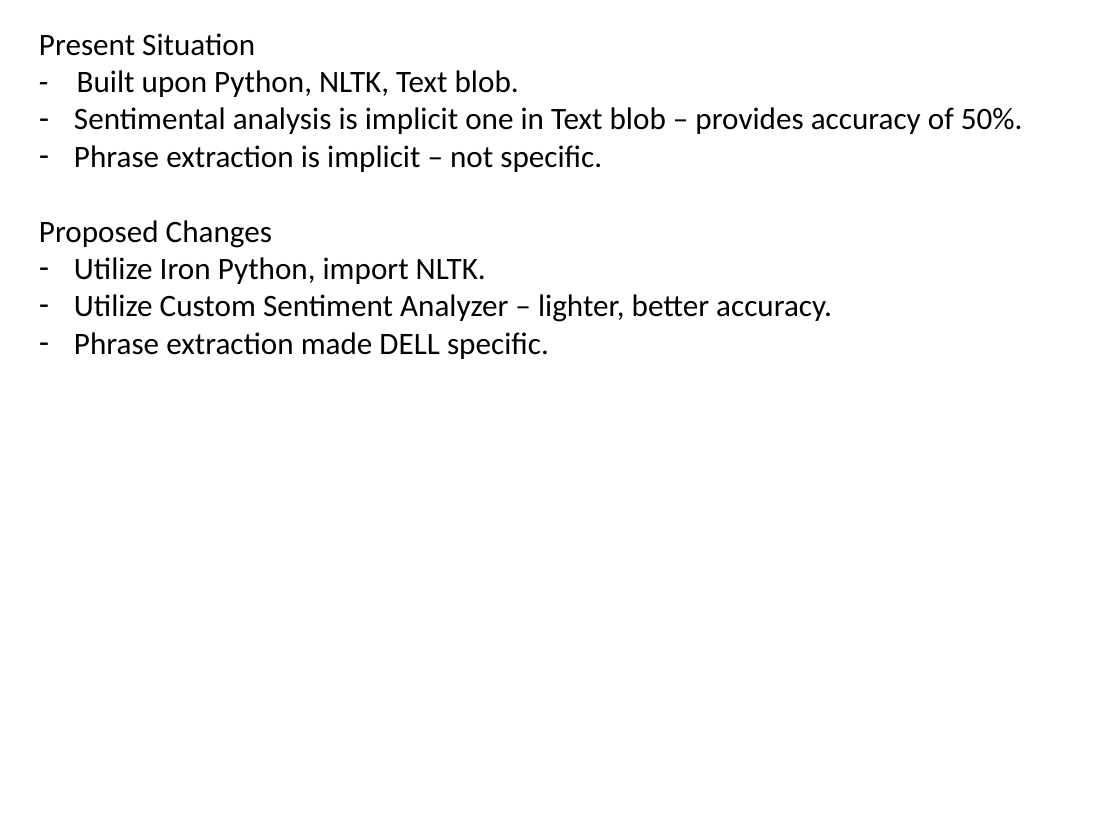
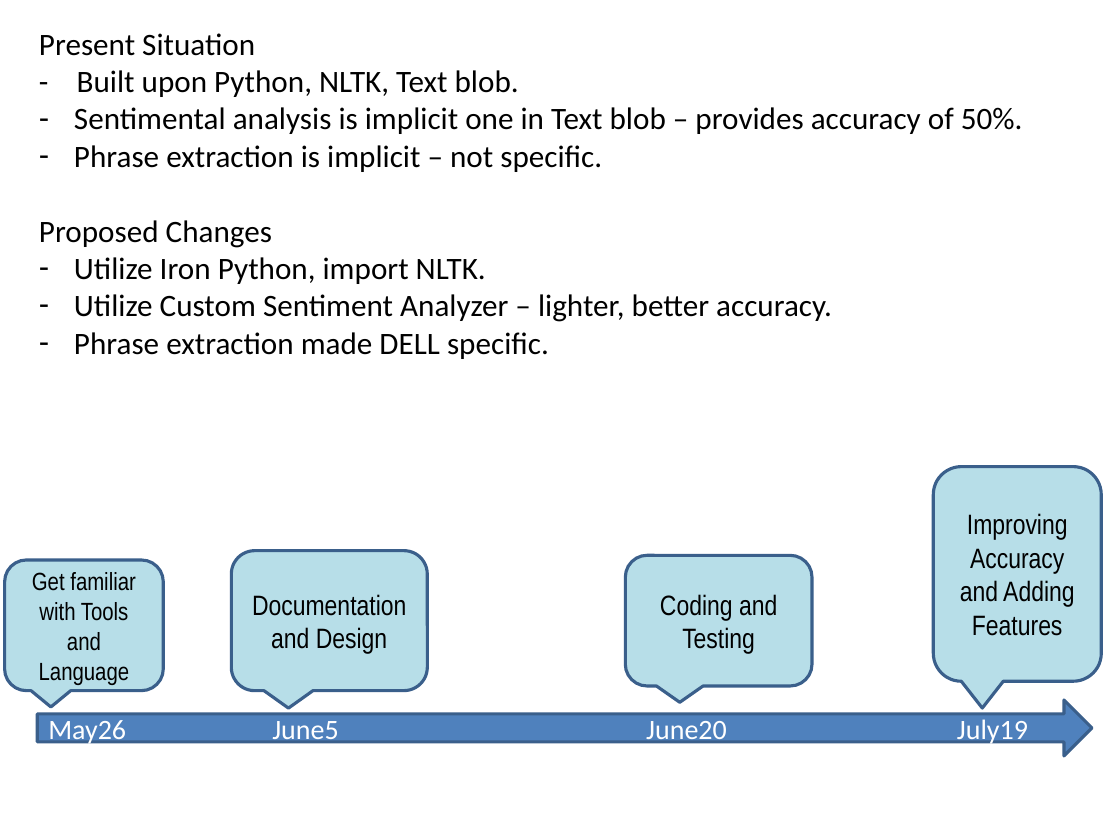
Before and after one commit to DCSGInterns/GUI, a slide deck: slide 2 of PPT/pres3.pptx. Drawn at 1120x840 pixels with LibreOffice and Linux fonts; fonts in the diff are those of the drawing; background and template pictures are left out. Boxes give left, top, right and bottom in pixels: in the first picture for what was removed or moved away, otherwise in the second. Text is boxed around its words. In the diff, an @@ line names an element or a change of style, - is before the commit and + after.

Commit message:
Added Timeline to PPT

```diff
--- a/PPT/pres3.pptx
+++ b/PPT/pres3.pptx
@@ rounded speech box added at [933,467,1101,682], fill #B7DEE8, outline #3A5F8C 2 pt, 18 pt, text #000000 @@
+Improving Accuracy and Adding Features
@@ rounded speech box added at [4,560,164,691], fill #B7DEE8, outline #3A5F8C 2 pt, 16 pt, text #000000 @@
+Get familiar with Tools and Language
@@ rounded speech box added at [232,551,428,691], fill #B7DEE8, outline #3A5F8C 2 pt, 18 pt, text #000000 @@
+Documentation and Design
@@ rounded speech box added at [625,556,812,687], fill #B7DEE8, outline #3A5F8C 2 pt, 18 pt, text #000000 @@
+Coding and Testing
@@ right arrow added at [37,700,1092,756], fill #4F81BD, outline #3A5F8C 2 pt, 18 pt, text #FFFFFF @@
+May26 June5 June20 July19
```
